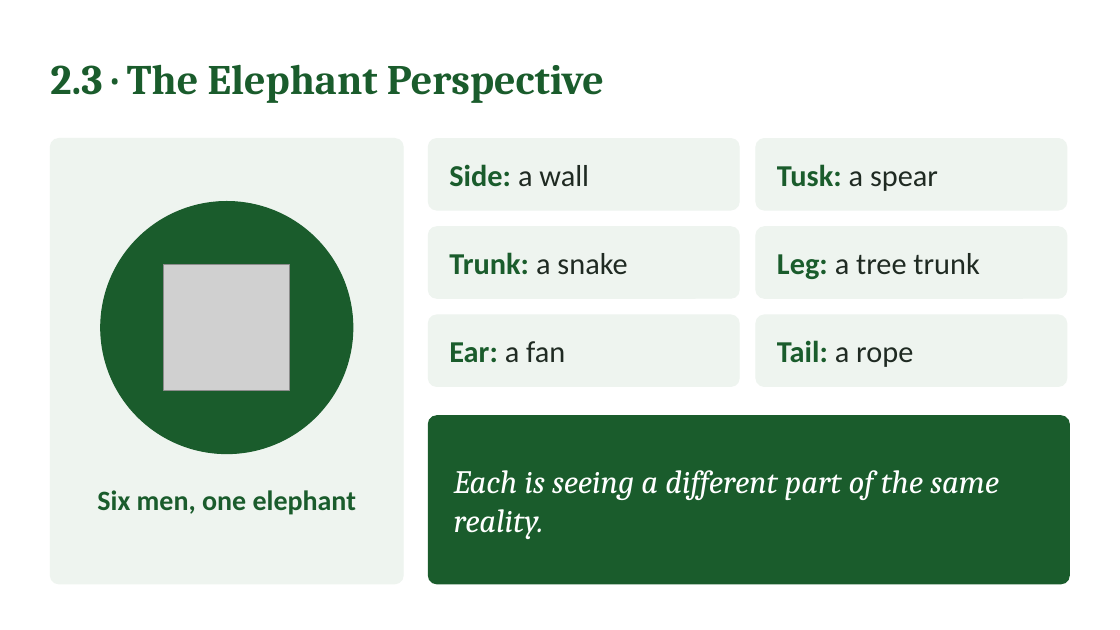
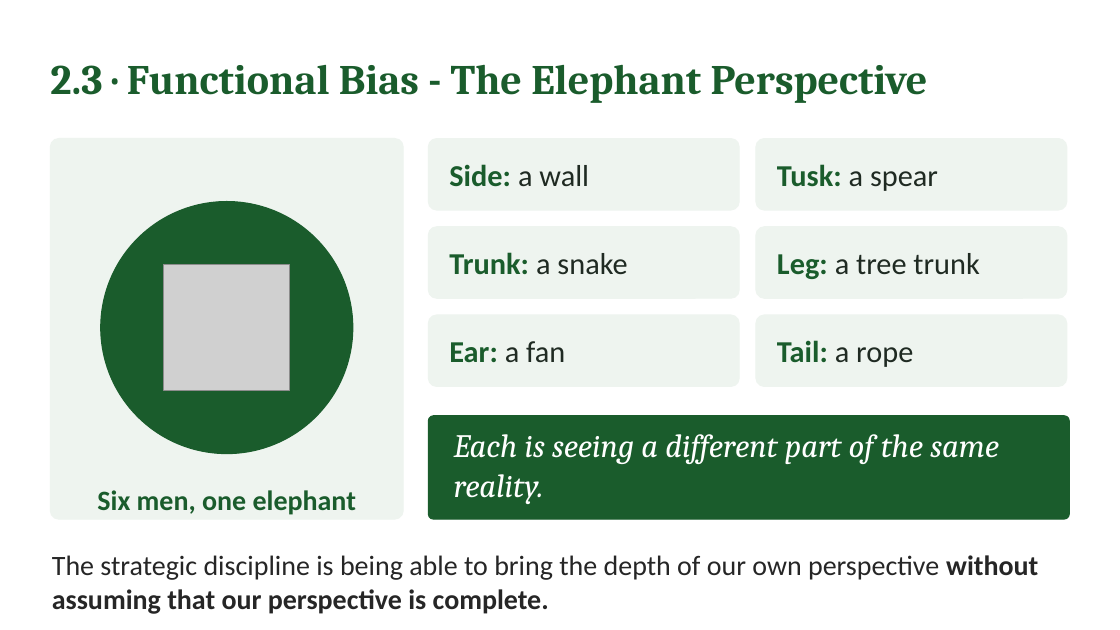
Before and after one commit to IBSL26/ibsl-platform, a slide deck: slide 12 of Unit decks/Unit 01 - Behavioural Strategy Fundamentals.pptx. Drawn at 1120x630 pixels with LibreOffice and Linux fonts; fonts in the diff are those of the drawing; grey boxes stand for pictures. Boxes give left, top, right and bottom in pixels: in the first picture for what was removed or moved away, otherwise in the second. Text is boxed around its words. In the diff, an @@ line names an element or a change of style, - is before the commit and + after.

Commit message:
Unit 1: participant text reframed, deck final

```diff
--- a/Unit decks/Unit 01 - Behavioural Strategy Fundamentals.pptx
+++ b/Unit decks/Unit 01 - Behavioural Strategy Fundamentals.pptx
@@ text at (50,65,928,103): text changed @@
-2.3 · The Elephant Perspective
+2.3 · Functional Bias - The Elephant Perspective
@@ rounded rectangle: place and size @@
-rounded rectangle at (50,139,403,584)
+rounded rectangle at (50,139,403,519)
@@ rounded rectangle: place and size @@
-rounded rectangle at (429,416,1070,584)
+rounded rectangle at (429,416,1070,519)
@@ text "Each is seeing a different ...": place and size @@
-text "Each is seeing a different ..." at (454,470,999,539)
+text "Each is seeing a different ..." at (454,434,999,504)
@@ text added at (52,555,1038,614), 24 pt, text #262626 @@
+The strategic discipline is being able to bring the depth of our own perspective without assuming that our perspective is complete.
```
Also in this commit, not shown: 25 other slides changed, 9 slides added, 11 slides removed, 3 other files.
